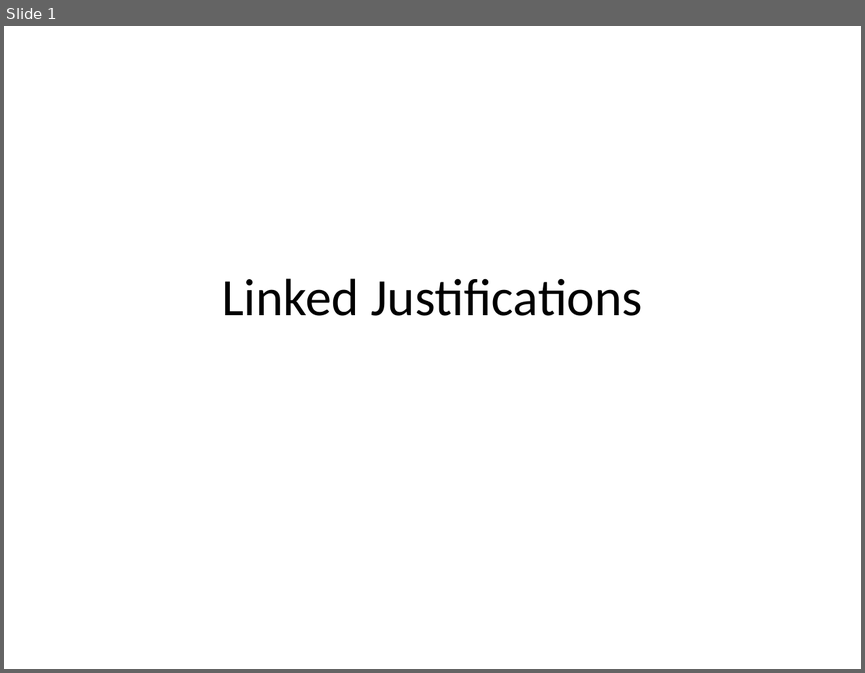
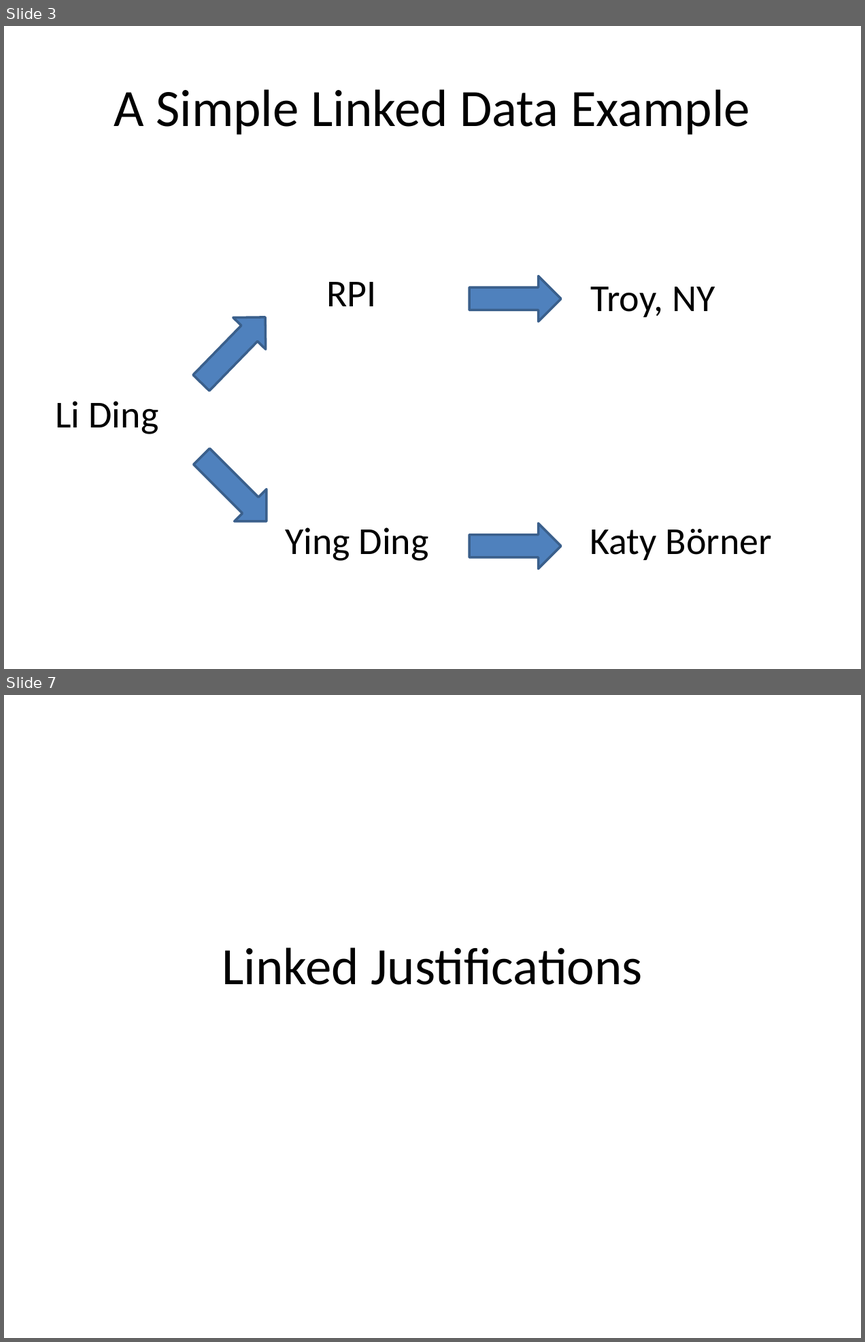
Before and after one commit to lidingpku/inference-web, a slide deck: trunk/iw3/doc/proof-combine.pptx. Shown one above the other, each under a label of ours: slide 1 before the commit, slides 3 and 7 after it; the slides between them are not shown. The pictures are 865x673 and 865x1342 pixels, drawn with LibreOffice and Linux fonts; fonts in the diff are those of the drawing. Boxes give left, top, right and bottom in pixels: in the first picture for what was removed or moved away, otherwise in the second. Text is boxed around its words. In the diff, an @@ line names an element or a change of style, - is before the commit and + after.

```diff
--- a/trunk/iw3/doc/proof-combine.pptx
+++ b/trunk/iw3/doc/proof-combine.pptx
@@ slide 3 added at [4,26,861,669], background #FFFFFF @@
@@ title added at [113,89,750,135], 44 pt, text #000000 @@
+A Simple Linked Data Example
@@ text added at [326,282,376,306], 32 pt, text #000000 @@
+RPI
@@ right arrow added at [469,276,561,322], fill #4F81BD, outline #3A5F8C 2 pt @@
@@ text added at [590,286,715,317], 32 pt, text #000000 @@
+Troy, NY
@@ right arrow added at [185,301,281,398], fill #4F81BD, outline #3A5F8C 2 pt @@
@@ text added at [55,401,158,434], 32 pt, text #000000 @@
+Li Ding
@@ right arrow added at [186,439,283,537], fill #4F81BD, outline #3A5F8C 2 pt @@
@@ text added at [286,527,429,560], 32 pt, text #000000 @@
+Ying Ding
@@ right arrow added at [469,523,561,569], fill #4F81BD, outline #3A5F8C 2 pt @@
@@ text added at [589,529,771,560], 32 pt, text #000000 @@
+Katy Bӧrner
@@ what was slide 1 is now slide 7 @@
```
Also in this commit, not shown: 30 other slides added.
